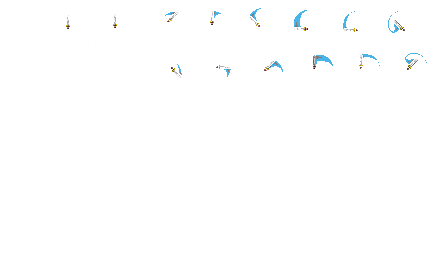
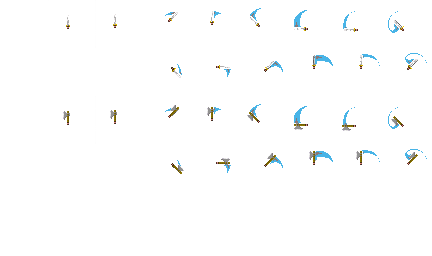
Layered file, before and after one edit (432px x 256px). Changes by layer:
painted on "swing4" over bbox(63, 18, 427, 174)
